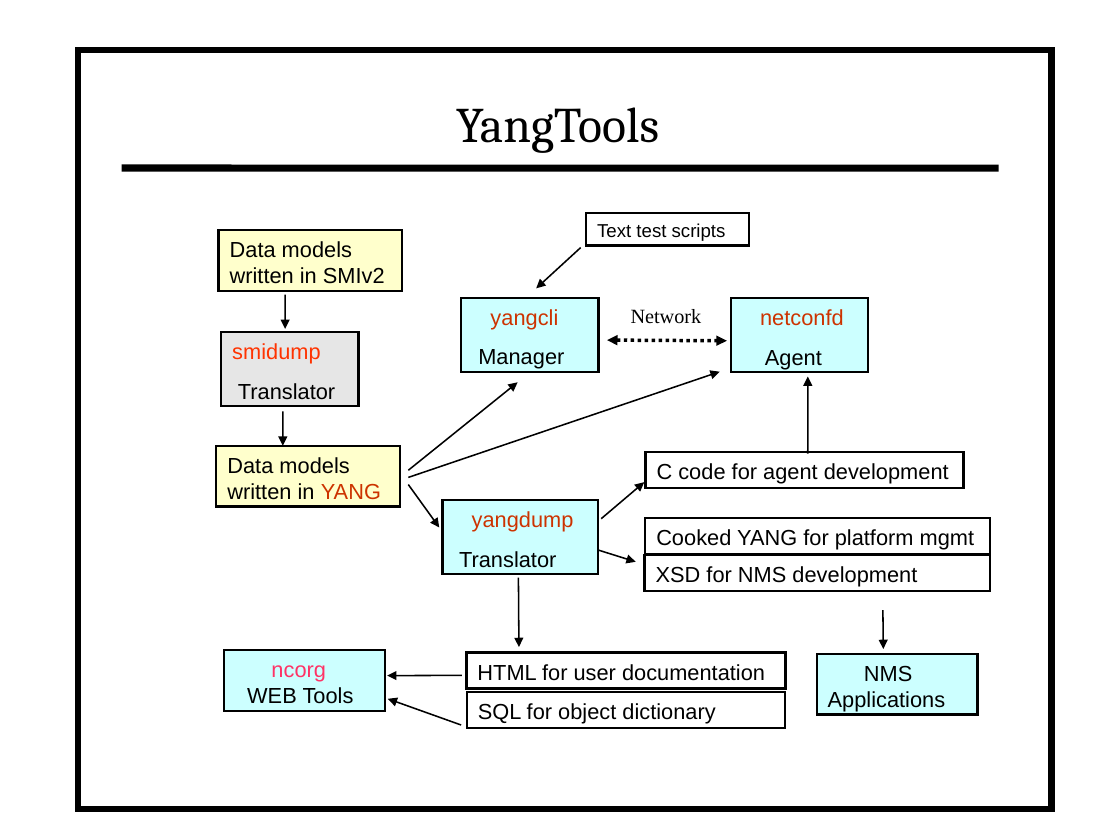
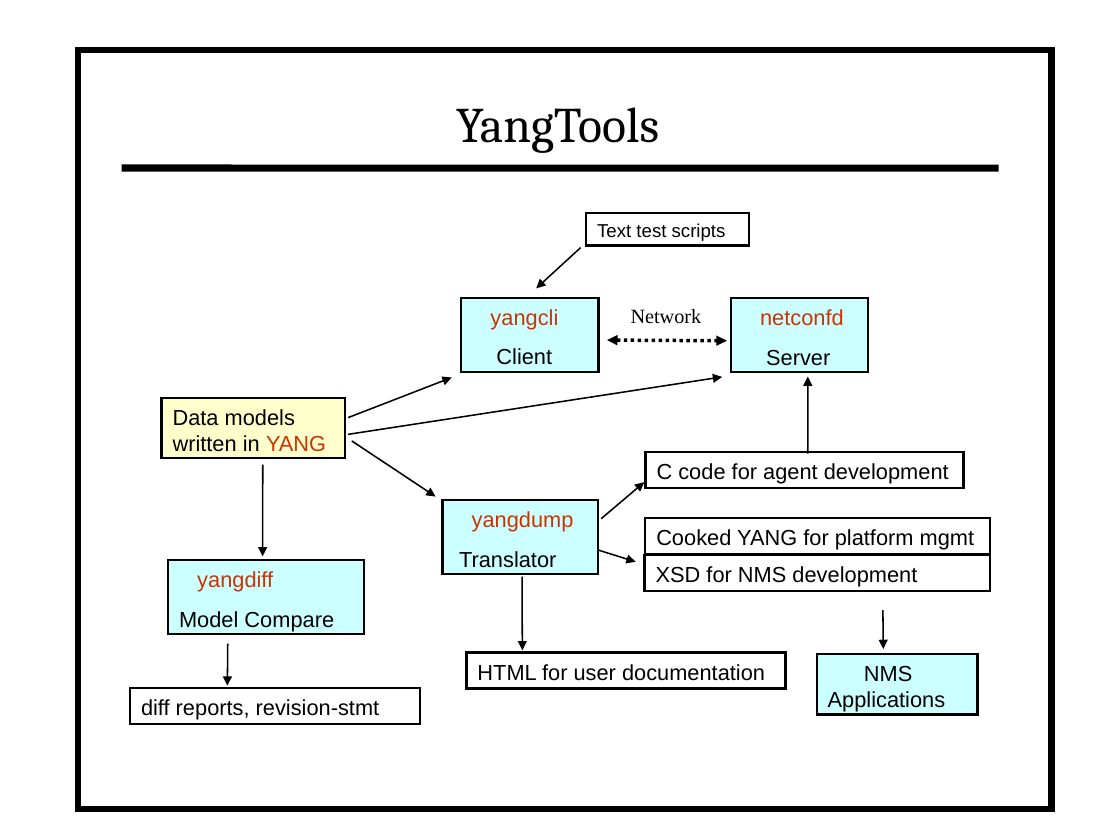
Before and after one commit to vlvassilev/yuma123, a slide deck: slide 1 of netconf/doc/netconfcentral_slides/yangtools.odp. Drawn at 1120x840 pixels with LibreOffice and Linux fonts; fonts in the diff are those of the drawing. Boxes give left, top, right and bottom in pixels: in the first picture for what was removed or moved away, otherwise in the second. Text is boxed around its words. In the diff, an @@ line names an element or a change of style, - is before the commit and + after.

```diff
--- a/netconf/doc/netconfcentral_slides/yangtools.odp
+++ b/netconf/doc/netconfcentral_slides/yangtools.odp
@@ rectangle removed at <box>218,231,402,291</box> @@
-Data models written in SMIv2
@@ rectangle removed at <box>222,332,360,405</box> @@
-smidump
-Translator
@@ text in rectangle at <box>496,348,552,365</box>: text changed @@
-Manager
+Client
@@ text in rectangle at <box>766,349,830,366</box>: text changed @@
-Agent
+Server
@@ arrow moved from (720, 372) - (409, 477) to (722, 377) - (348, 435) @@
@@ arrow moved from (517, 382) - (409, 470) to (451, 377) - (348, 418) @@
@@ rectangle "Data models written in YANG": place and size @@
-rectangle "Data models written in YANG" at <box>216,446,400,506</box>
+rectangle "Data models written in YANG" at <box>161,398,345,458</box>
@@ arrow moved from (439, 528) - (409, 485) to (436, 496) - (352, 441) @@
@@ arrow moved from (283, 446) - (282, 411) to (262, 557) - (263, 465) @@
@@ rectangle added at <box>168,560,364,634</box>, fill #CCFFFF, outline #000000 1.5 pt, 14 pt, text #000000 @@
+yangdiff
+Model Compare
@@ arrow moved from (519, 647) - (519, 578) to (522, 651) - (522, 577) @@
@@ rectangle removed at <box>224,651,385,711</box> @@
-ncorg WEB Tools
@@ arrow moved from (286, 329) - (286, 295) to (227, 685) - (227, 644) @@
@@ rectangle added at <box>130,688,420,724</box>, outline #000000 1.5 pt, 14 pt, text #000000 @@
+diff reports, revision-stmt
@@ arrow removed from (461, 675) to (388, 675) @@
@@ arrow removed from (461, 725) to (388, 699) @@
@@ rectangle removed at <box>467,692,785,728</box> @@
-SQL for object dictionary
```
Also in this commit, not shown: 12 other files.
